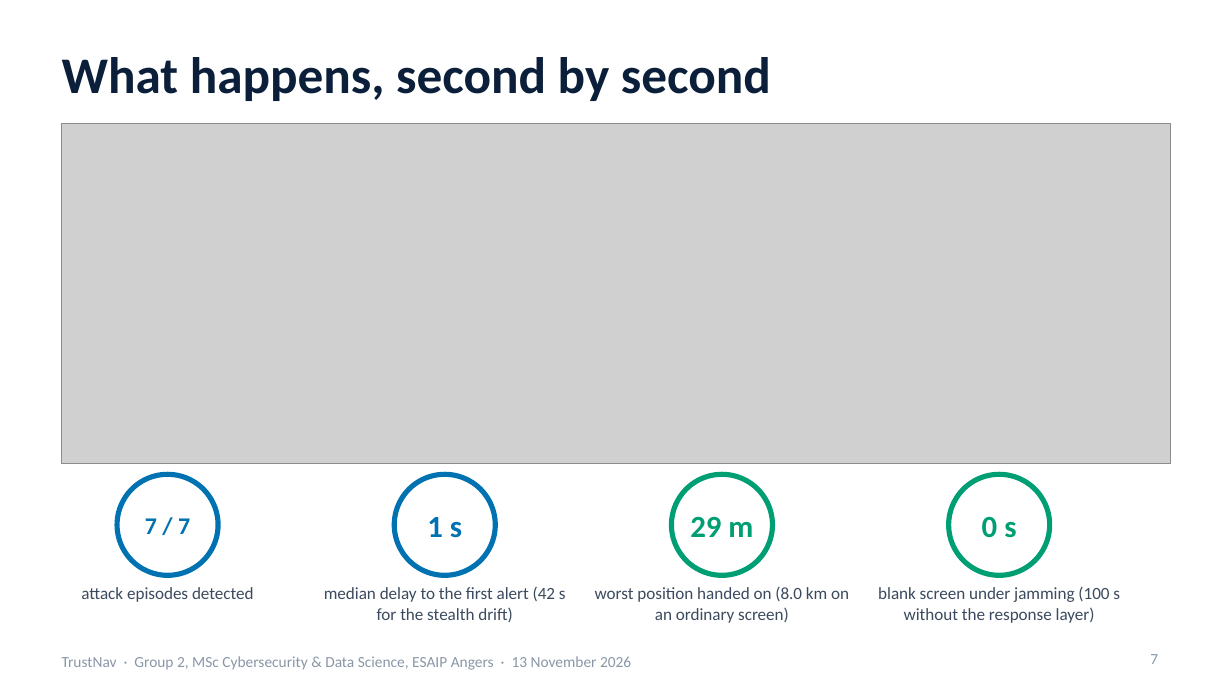
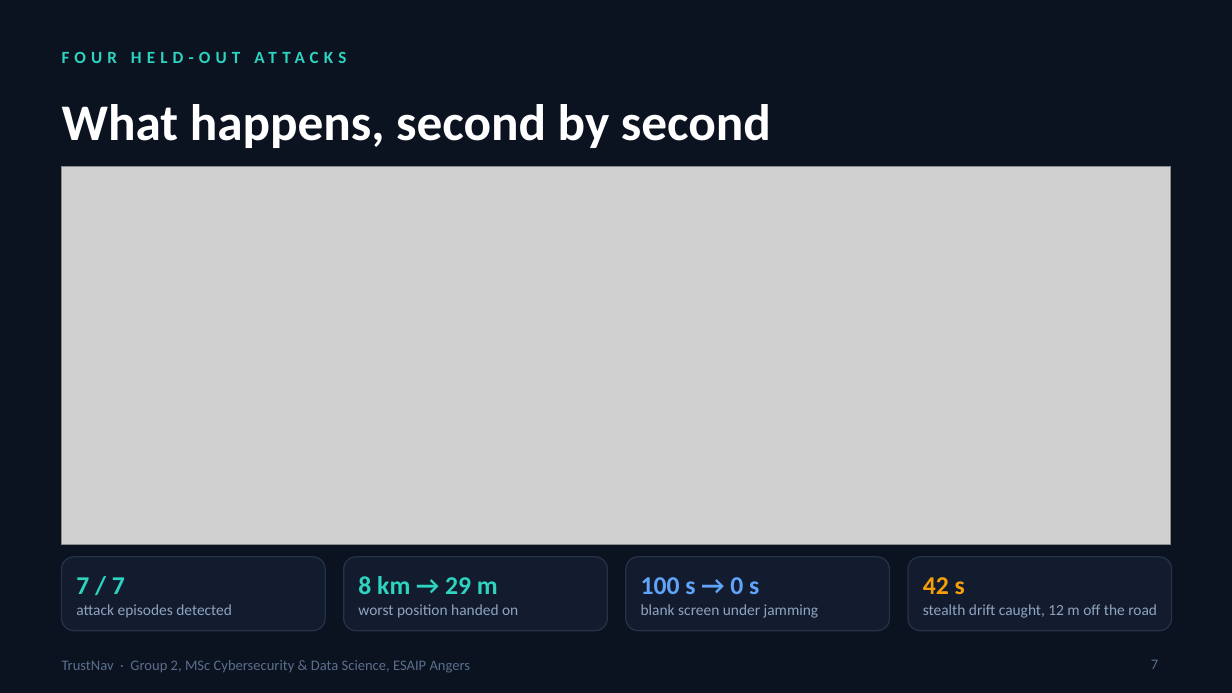
Before and after one commit to domail2karandeshmukh-cyber/trustnav, a slide deck: slide 7 of presentation/TrustNav_oral_deck.pptx. Drawn at 1232x693 pixels with LibreOffice and Linux fonts; fonts in the diff are those of the drawing; grey boxes stand for pictures. Boxes give left, top, right and bottom in pixels: in the first picture for what was removed or moved away, otherwise in the second. Text is boxed around its words. In the diff, an @@ line names an element or a change of style, - is before the commit and + after.

```diff
--- a/presentation/TrustNav_oral_deck.pptx
+++ b/presentation/TrustNav_oral_deck.pptx
@@ background #FFFFFF to #0B1220 @@
@@ text added at box(62, 47, 1170, 78), 10 pt, text #2DD4BF, bold @@
+FOUR HELD-OUT ATTACKS
@@ title "What happens, second by second": place and size @@
-title "What happens, second by second" at box(62, 57, 771, 101)
+title "What happens, second by second" at box(62, 104, 771, 148)
@@ title "What happens, second by second" at box(62, 104, 771, 148): text colour #0B1F3A to #FFFFFF @@
@@ picture: place and size @@
-picture at box(62, 123, 1170, 464)
+picture at box(62, 166, 1170, 545)
@@ ellipse removed at box(117, 474, 218, 575) @@
@@ ellipse removed at box(394, 474, 495, 575) @@
@@ ellipse removed at box(671, 474, 772, 575) @@
@@ ellipse removed at box(949, 474, 1050, 575) @@
@@ text removed at box(145, 518, 190, 534) @@
-7 / 7
@@ text removed at box(690, 516, 753, 537) @@
-29 m
@@ text removed at box(982, 516, 1016, 538) @@
-0 s
@@ rounded rectangle added at box(62, 557, 325, 631), fill #131C2E, outline #24324A 0.75 pt @@
@@ text "7 / 7": place and size @@
-text "7 / 7" at box(81, 587, 254, 602)
+text "7 / 7" at box(76, 577, 232, 618)
@@ text "7 / 7" at box(76, 577, 232, 618): vertical alignment top to middle @@
@@ rounded rectangle added at box(344, 557, 607, 631), fill #131C2E, outline #24324A 0.75 pt @@
@@ rounded rectangle added at box(626, 557, 890, 631), fill #131C2E, outline #24324A 0.75 pt @@
@@ rounded rectangle added at box(908, 557, 1172, 631), fill #131C2E, outline #24324A 0.75 pt @@
@@ text at box(76, 577, 125, 594): paragraph added @@
+7 / 7
@@ text removed at box(324, 587, 566, 622) @@
-median delay to the first alert (42 s for the stealth drift)
@@ text at box(358, 576, 518, 618): text changed; size 18 to 9 pt; text colour #0072B2 to #8FA3BF; bold off @@
-1 s
+8 km → 29 m
+worst position handed on
@@ text removed at box(595, 587, 849, 623) @@
-worst position handed on (8.0 km on an ordinary screen)
@@ text added at box(641, 577, 819, 618), 9 pt, text #8FA3BF @@
+100 s → 0 s
+blank screen under jamming
@@ text removed at box(878, 587, 1120, 623) @@
-blank screen under jamming (100 s without the response layer)
@@ text added at box(923, 577, 1157, 618), 9 pt, text #8FA3BF @@
+42 s
+stealth drift caught, 12 m off the road
@@ text at box(76, 604, 232, 618): size 10 to 9 pt, text colour #3B4A5E to #8FA3BF in "attack episodes detected"; alignment centre to left @@
@@ page number at box(1151, 660, 1158, 669): size 9 to 8.5 pt, text colour #8A97A8 to #5B6F8C @@
@@ text at box(62, 660, 471, 673): text changed; size 9 to 8.5 pt; text colour #8A97A8 to #5B6F8C @@
-TrustNav · Group 2, MSc Cybersecurity & Data Science, ESAIP Angers · 13 November 2026
+TrustNav · Group 2, MSc Cybersecurity & Data Science, ESAIP Angers
```
Also in this commit, not shown: 9 other slides changed, 2 other files.
